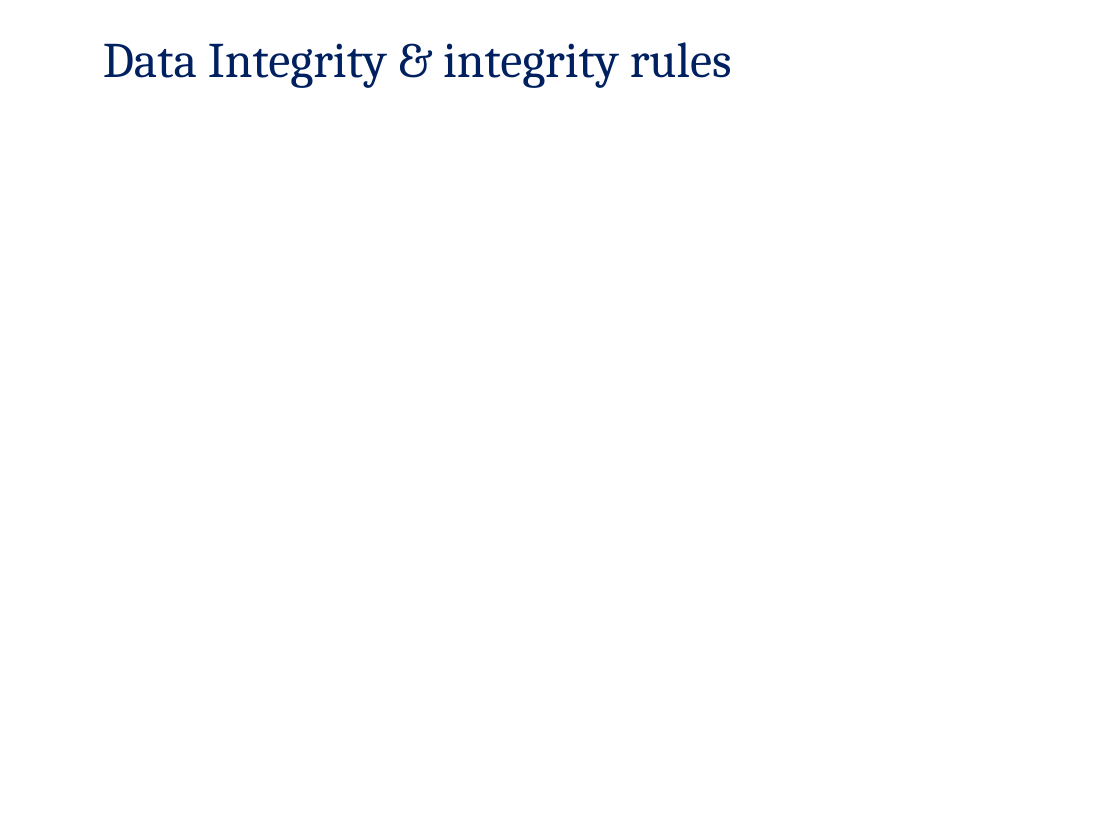
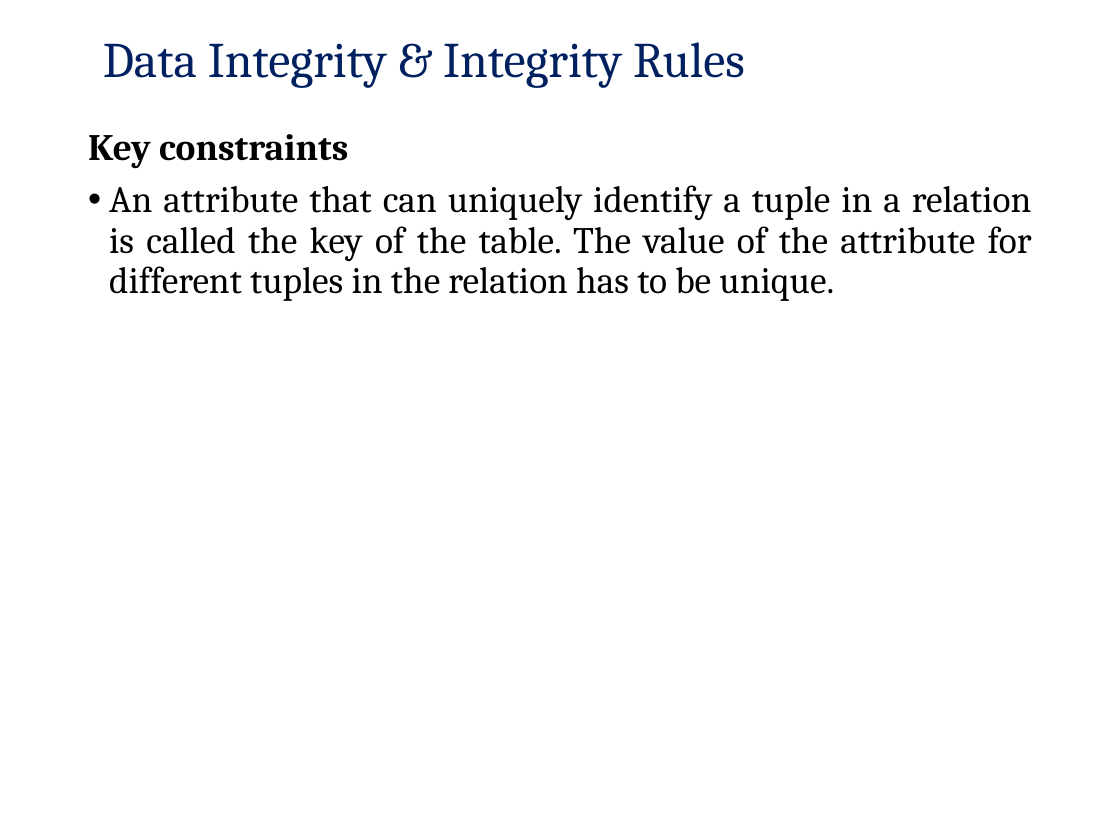
Before and after one commit to pankajfri/Training-Materials, a slide deck: slide 19 of Advanced Web Technologies/Database Concepts/Session2.pptx (slide 9 before the commit). Drawn at 1120x840 pixels with LibreOffice and Linux fonts; fonts in the diff are those of the drawing; background and template pictures are left out. Boxes give left, top, right and bottom in pixels: in the first picture for what was removed or moved away, otherwise in the second. Text is boxed around its words. In the diff, an @@ line names an element or a change of style, - is before the commit and + after.

```diff
--- a/Advanced Web Technologies/Database Concepts/Session2.pptx
+++ b/Advanced Web Technologies/Database Concepts/Session2.pptx
@@ title at [103, 42, 745, 88]: text changed @@
-Data Integrity & integrity rules
+Data Integrity & Integrity Rules
@@ text added at [88, 134, 1032, 301], 24 pt, text #000000 @@
+Key constraints
+• An attribute that can uniquely identify a tuple in a relation is called the key of the table. The value of the attribute for different tuples in the relation has to be unique.
```
Also in this commit, not shown: 3 other slides changed, 13 slides added, 2 slides removed, 9 other files.
